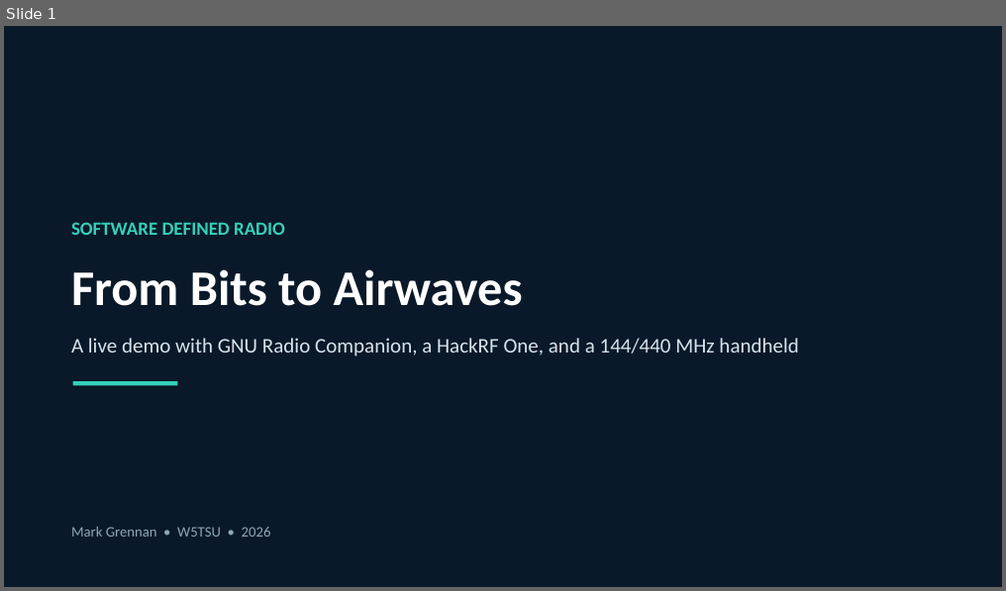
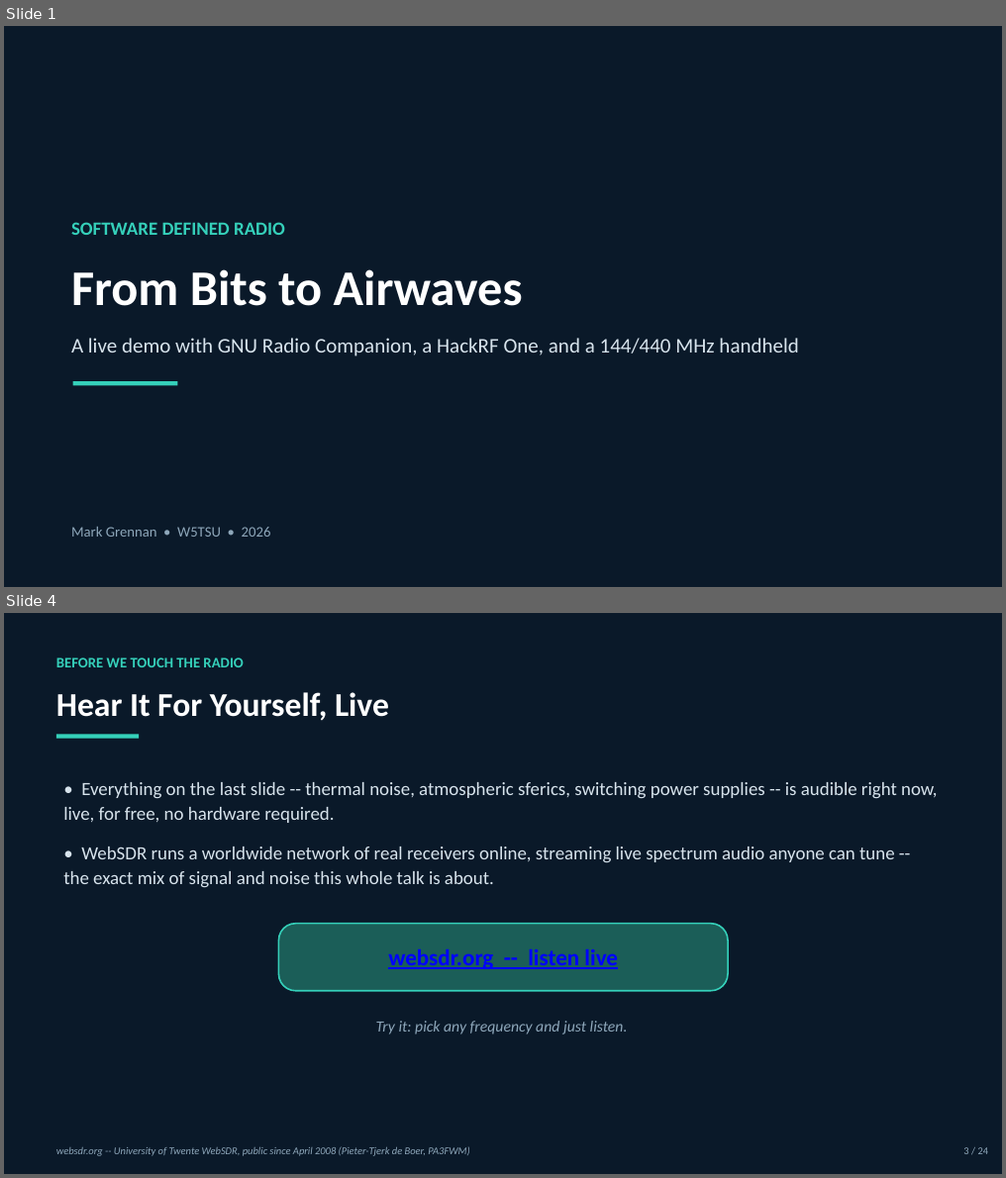
Before and after one commit to W5TSU/SDR-Demo, a slide deck: slides/SDR_Demo.pptx. Shown one above the other, each under a label of ours: slide 1 before the commit, slides 1 and 4 after it; the slides between them are not shown. The pictures are 1006x591 and 1006x1178 pixels, drawn with LibreOffice and Linux fonts; fonts in the diff are those of the drawing. Boxes give left, top, right and bottom in pixels: in the first picture for what was removed or moved away, otherwise in the second. Text is boxed around its words. In the diff, an @@ line names an element or a change of style, - is before the commit and + after.

```diff
--- a/slides/SDR_Demo.pptx
+++ b/slides/SDR_Demo.pptx
@@ slide 4 added at [4,613,1002,1174], background #FFFFFF @@
@@ rectangle added at [4,613,1002,1174], fill #0A1929 @@
@@ text added at [56,658,243,667], 14 pt, text #35D0BA, bold @@
+BEFORE WE TOUCH THE RADIO
@@ text added at [56,692,389,721], 32 pt, text #FFFFFF, bold @@
+Hear It For Yourself, Live
@@ rectangle added at [56,735,139,739], fill #35D0BA @@
@@ text added at [63,782,937,888], 18 pt, text #D7E3EC @@
+• Everything on the last slide -- thermal noise, atmospheric sferics, switching power supplies -- is audible right now, live, for free, no hardware required.
+• WebSDR runs a worldwide network of real receivers online, streaming live spectrum audio anyone can tune -- the exact mix of signal and noise this whole talk is about.
@@ rounded rectangle added at [279,924,728,991], fill #1B5E58, outline #35D0BA 1.5 pt, 22 pt, text #0000FF, bold, underline @@
+websdr.org -- listen live
@@ text added at [376,1021,628,1035], 15 pt, text #8EA7BA, italic @@
+Try it: pick any frequency and just listen.
@@ text added at [56,1147,469,1157], 10 pt, text #8EA7BA, italic @@
+websdr.org -- University of Twente WebSDR, public since April 2008 (Pieter-Tjerk de Boer, PA3FWM)
@@ text added at [963,1148,989,1155], 10 pt, text #8EA7BA @@
+3 / 24
```
Also in this commit, not shown: 20 slides changed, 1 other slide added, 3 other files.
